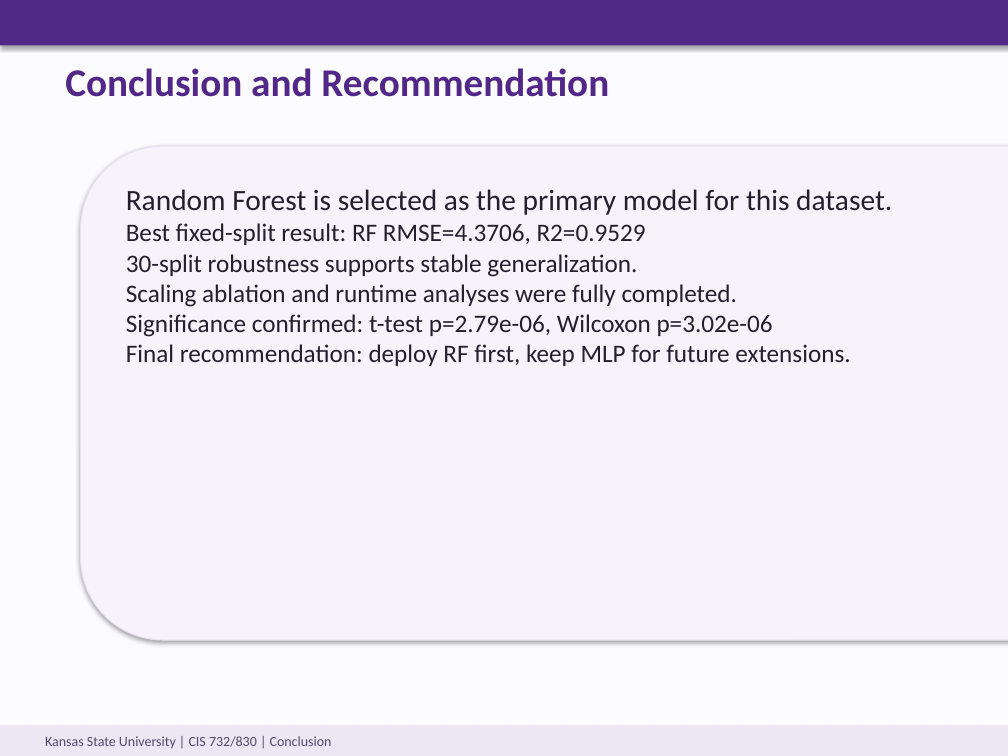
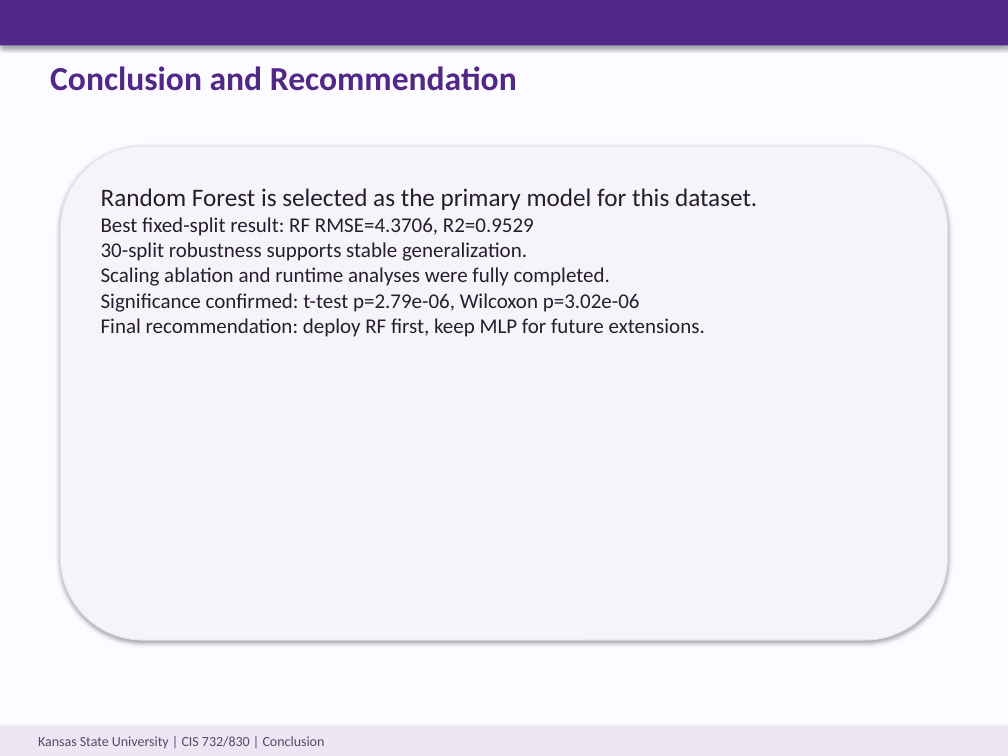
Before and after one commit to tanyingy-kau/ML-Assignments, a slide deck: slide 16 of slides/term_project_presentation_SYNGAS--group 6 Ying.pptx. Drawn at 1008x756 pixels with LibreOffice and Linux fonts; fonts in the diff are those of the drawing. Boxes give left, top, right and bottom in pixels: in the first picture for what was removed or moved away, otherwise in the second. Text is boxed around its words. In the diff, an @@ line names an element or a change of style, - is before the commit and + after.

Commit message:
fix slide layout

```diff
--- a/slides/term_project_presentation_SYNGAS--group 6 Ying.pptx
+++ b/slides/term_project_presentation_SYNGAS--group 6 Ying.pptx
@@ text "Conclusion and Recommendation": place and size @@
-text "Conclusion and Recommendation" at [65, 68, 609, 97]
+text "Conclusion and Recommendation" at [50, 66, 517, 91]
@@ text "Conclusion and Recommendation" at [50, 66, 517, 91]: size 28 to 24 pt @@
@@ rounded rectangle: place and size @@
-rounded rectangle at [81, 146, 1008, 640]
+rounded rectangle at [60, 146, 948, 640]
@@ text "Random Forest is selected as ...": place and size @@
-text "Random Forest is selected as ..." at [126, 189, 892, 366]
+text "Random Forest is selected as ..." at [101, 188, 757, 337]
@@ text "Random Forest is selected as ..." at [101, 188, 757, 337]: size 21 to 18 pt in "Random Forest is selected as the primary ..."; size 18 to 15 pt in "Best fixed-split result: RF RMSE=4.3706, R2=0.9529", "30-split robustness supports stable generalization.", "Scaling ablation and runtime analyses were fully ...", "Significance confirmed: t-test p=2.79e-06, Wilcoxon p=3.02e- ..." and 1 more places @@
@@ text "Kansas State University | CIS ...": place and size @@
-text "Kansas State University | CIS ..." at [45, 736, 332, 748]
+text "Kansas State University | CIS ..." at [38, 736, 325, 748]
```
Also in this commit, not shown: 15 other slides changed, 1 other file.
